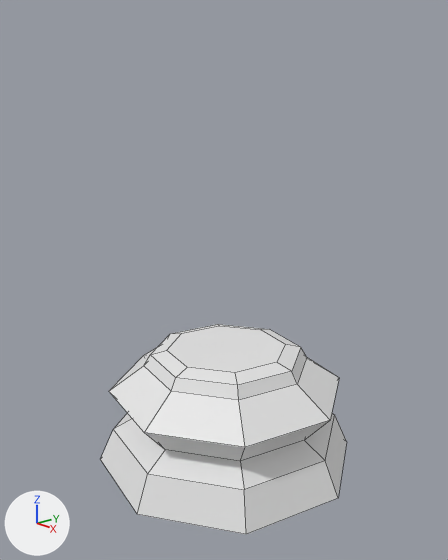
A saved change to the Blender file Assets/Rook/chesspiece-rook-lp.blend.
One viewpoint serves both versions: a 50 mm lens placed at (4.95, -4.35, 4.16), pointed at (0.02, -0.06, 2.17). Lighting does not change. The marker at lower left points along +X, +Y and +Z. Mesh edges are drawn as thin lines.

Names of what the first picture shows: 'Rook Low Poly'.
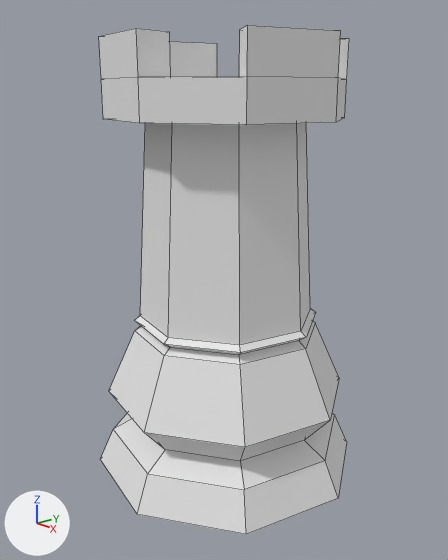
Commit message: Finished rook

Where the change shows, as pixel boxes (x1, y1, x2, y2) in the pictures (448 x 560 px):
'Rook Low Poly', reshaped (142% taller): before (100, 324, 347, 534); after (99, 25, 349, 534)
part 1 of me_cylinder, built on: before (109, 324, 339, 447); after (99, 25, 349, 447)

The change, as a diff of the scene's bpy script:
```diff
--- a/Assets/Rook/chesspiece-rook-lp.blend.py
+++ b/Assets/Rook/chesspiece-rook-lp.blend.py
@@ me_cylinder @@
 # used by ob_rook_low_poly; location = (0.0, 0.0, 0.0)
-me_cylinder.from_pydata(...)  # 56 vertices, 50 faces; spans x -1.47..1.47, y -1.47..1.47, z 0.0..1.35
+me_cylinder.from_pydata(...)  # 138 vertices, 131 faces; spans x -1.47..1.47, y -1.47..1.47, z 0.0..4.66
+# me_cylinder part 1
+# 9 faces are deleted
+# 24 vertices move from x -0.93..0.93, y -0.93..0.93, z 1.17..1.35 to x -1.01..1.01, y -1.01..1.01, z 1.6..1.78
+# 50 vertices are added at x -1.23..1.23, y -1.23..1.23, z 1.73..4.27
+# 16 new vertices lie (0.0, 0.0, 0.39) away from vertices in x -1.23..1.23, y -1.23..1.23, z 3.88..4.27
+# 8 new vertices lie (0.0, 0.0, 0.39) away from vertices in x -1.23..1.23, y -1.23..1.23, z 4.27
+# 8 new vertices lie (0.0, 0.0, -0.25) away from vertices in x -0.82..0.82, y -0.82..0.82, z 4.27
+# 90 new faces join them
```
